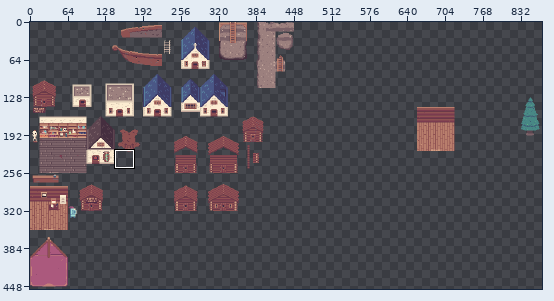
A sprite sheet gets an edit: static/images/large-sprites.png. Above: a wide view before the commit, with the close-up outlined.
Close-up. First the earlier version:
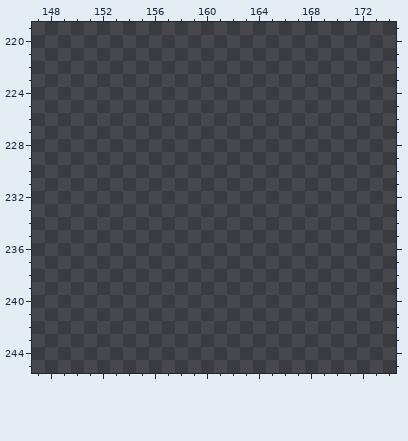
The file is 1000x1000 pixels. Shown: x 147..174, y 219..245. The wide view leaves out empty margins.
And afterwards:
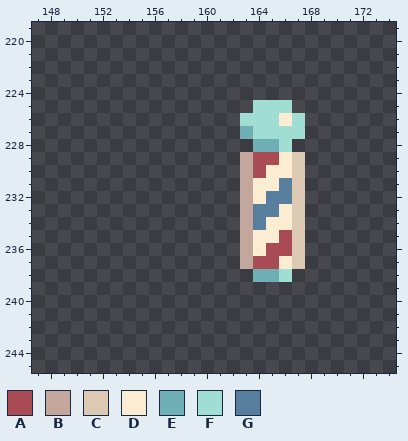
Palette (. is transparent): A #a94b54  B #c3a79c  C #dbc9b4  D #fcecd1  E #6fb0b7  F #a0ddd3  G #577f9d
The exact change:
@@ x 161..169 @@
 224 .........
-225 .........
-226 .........
-227 .........
-228 .........
-229 .........
-230 .........
-231 .........
-232 .........
-233 .........
-234 .........
-235 .........
-236 .........
-237 .........
-238 .........
+225 ...FFF...
+226 ..FFFDF..
+227 ..EFFFF..
+228 ...EEF...
+229 ..BAADC..
+230 ..BADDC..
+231 ..BDDGC..
+232 ..BDGGC..
+233 ..BGGDC..
+234 ..BGDDC..
+235 ..BDDAC..
+236 ..BDAAC..
+237 ..BAADC..
+238 ...EEF...
 239 .........
